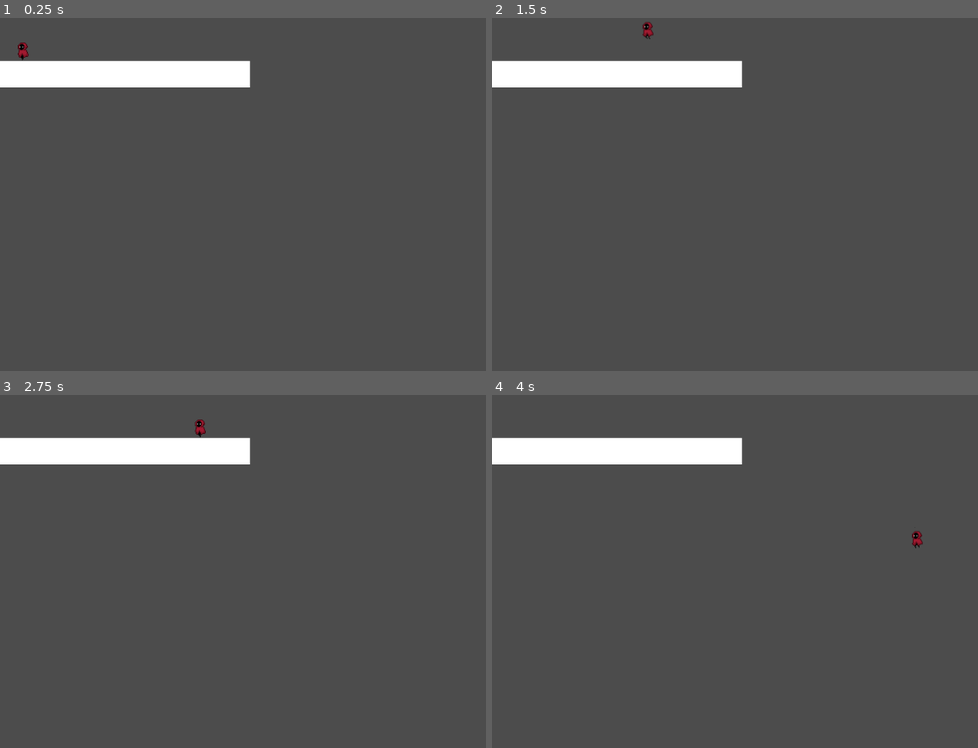
Above: before the commit, frames 1-4 (two rows, left to right).
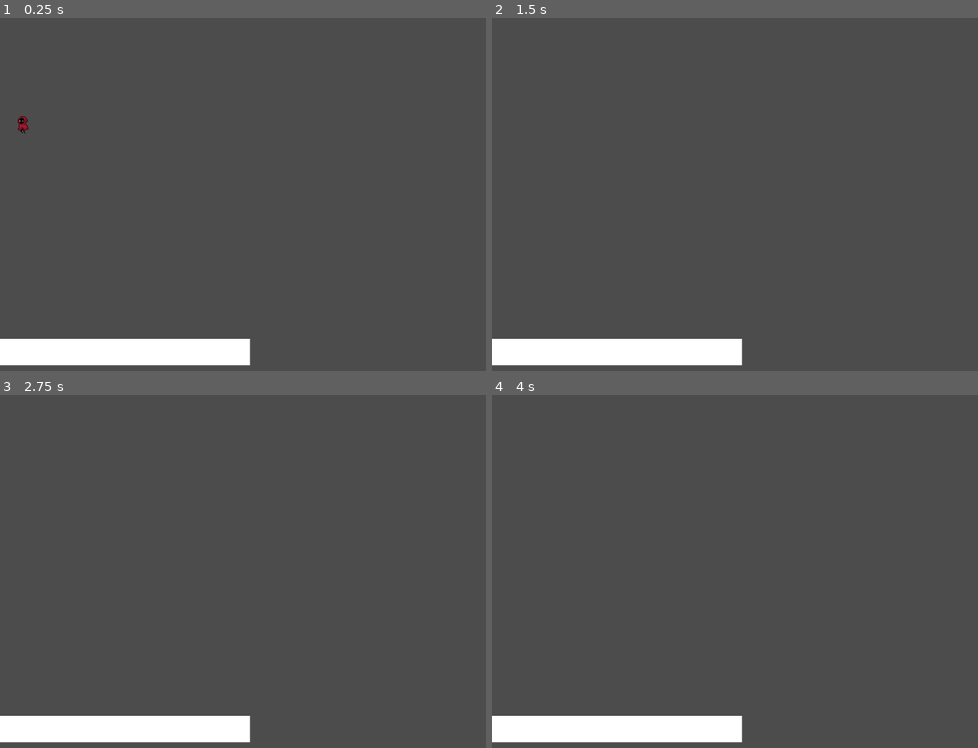
Above: after the commit, the same moments.

Repository: MisterSim8/Fiery-Mountain
Game: Godot game, scene res://scenes/niveau.tscn
The game is run twice, just before and just after one commit, with the same random seed, the same clock (stepped at 60 frames per second) and the same inputs. The project has no main scene, so this scene is started directly.
Inputs:
- Up to frame 1 (0.25 s): no input
- Up to frame 2 (1.5 s): hold D (right) from 0.53 s (still down); tap W (jump) at 0.6, 0.77, 1.07, 1.35 s
- Up to frame 3 (2.75 s): tap W (jump) at 1.52, 1.82, 2.1 s; release D (right) at 2.03 s; hold A (left) from 2.03 s (still down)
- Up to frame 4 (4 s): tap Enter at 2.75 s; release A (left) at 2.78 s; hold D (right) from 2.78 s (still down); tap W (jump) at 2.85, 3.02, 3.32, 3.6, 3.77 s

The runs differ from the first frame. In frame 1, 8.1% of the frame differs, in the area x 0-52%, y 6-99%; in frame 2, 8.0%; in frame 3, 8.0%; in frame 4, 8.0%.

Commit message:
implémentations des animations du joueur

Diff:
--- a/godot-project/scenes/Player.tscn
+++ b/godot-project/scenes/Player.tscn
@@ -211,7 +211,7 @@
 [node name="AnimatedSprite" type="AnimatedSprite" parent="."]
 frames = SubResource( 5 )
 animation = "default-walk-left"
-frame = 3
+frame = 1
 playing = true
 __meta__ = {
 "_edit_lock_": true
@@ -223,3 +223,5 @@
 __meta__ = {
 "_edit_lock_": true
 }
+
+[node name="Camera2D" type="Camera2D" parent="."]
--- a/godot-project/scenes/niveau.tscn
+++ b/godot-project/scenes/niveau.tscn
@@ -1,6 +1,6 @@
 [gd_scene load_steps=3 format=2]
 
-[ext_resource path="res://scenes/Player.tscn" type="PackedScene" id=1]
+[ext_resource path="res://scenes/player.tscn" type="PackedScene" id=1]
 
 [sub_resource type="RectangleShape2D" id=1]
 extents = Vector2( 188.5, 20.5 )
@@ -11,7 +11,7 @@
 position = Vector2( 34, 49 )
 
 [node name="StaticBody2D" type="StaticBody2D" parent="."]
-position = Vector2( 0, 65 )
+position = Vector2( 0, 486 )
 
 [node name="ColorRect" type="ColorRect" parent="StaticBody2D"]
 margin_right = 378.0
--- a/godot-project/scripts/Player.gd
+++ b/godot-project/scripts/Player.gd
@@ -1,32 +1,84 @@
 extends KinematicBody2D
 
+var velocity : Vector2
 
-const GRAVITY = 700
-const SPEED = 5
-const JUMP_SPEED = 125
-var velocity = Vector2(0,0)
+export var vitesse_max : int = 1000
+export var gravity : float = 55
+export var vitesse_tombee_max: int = 2000 # vitesse maximale à laquelle le joueur peut tomber lorsqu'il est soumis à la gravité
+export var vitesse_lerp: float = 0.2 # la constante de décélération de l'interpolation linéaire
+export var force_saut : int = 1600
+export var acceleration : int = 50
+export var jump_buffer_time : int  = 15 # le temps que le joueur a pour pouvoir sauter sans être complétement atteri au sol. S'il pèse dans ce délai sur la touche de saut, il sautera immédiatement à nouveau une fois rendu au sol.
+export var coyote_time : int = 15 # le temps que le joueur a quand il tombe d'une plateforme pour pouvoir peser sur la touche espace et pouvoir sauter.
+
+var jump_buffer_counter : int = 0 # mesurer le délai pour le "jump_buffer"
+var coyote_counter : int = 0 #mesurer le délai pour le "coyote_time"
+
+func _physics_process(_delta):
+	var movingX = false # true si le joueur est en train de bouger sur l'axe des x
+	if is_on_floor():
+		coyote_counter = coyote_time
+
+	if not is_on_floor():
+		if coyote_counter > 0:
+			coyote_counter -= 1
+
+		velocity.y += gravity
+		if velocity.y > vitesse_tombee_max:
+			velocity.y = vitesse_tombee_max
+
+	if Input.is_action_pressed("right"):
+		velocity.x += acceleration
+		anim_droite()
+		movingX = true
+
+	elif Input.is_action_pressed("left"):
+		velocity.x -= acceleration
+		anim_gauche()
+		movingX = true
+
+	else:
+		velocity.x = lerp(velocity.x,0,0.2) # ajustment du vecteur x pour une décélération graduelle du joueur
+
+	velocity.x = clamp(velocity.x, -vitesse_max, vitesse_max) # on assure que le joueur ne peut pas accélérer ou décélérer en dehors des limites de vitesse
+
+	if Input.is_action_just_pressed("jump"):
+		jump_buffer_counter = jump_buffer_time
+		anim_saut()
 
 
+	if jump_buffer_counter > 0:
+		jump_buffer_counter -= 1
 
+	if jump_buffer_counter > 0 and coyote_counter > 0:
+		velocity.y = -force_saut
+		jump_buffer_counter = 0
+		coyote_counter = 0
 
-# Called when the node enters the scene tree for the first time.
-func _ready():
-	pass # Replace with function body.
+	if Input.is_action_just_released("jump"):
+		if velocity.y < 0:
+			velocity.y += 400
 
-func _physics_process(delta):
-	velocity = Vector2(0,0) #nouveau vecteur sur l'axe des x
+	velocity = move_and_slide(velocity, Vector2.UP)
 
-	velocity.y += GRAVITY * delta
+	if movingX == false and is_on_floor(): # si on ne bouge pas et on ne saute pas,
+		anim_rest()
 
-	if Input.is_action_just_pressed("jump"):
-		velocity.y -= JUMP_SPEED
-	if Input.is_action_pressed("right"):
-		velocity.x += SPEED
-	if Input.is_action_pressed("left"):
-		velocity.x -= SPEED
-	velocity.normalized()
-	move_and_collide(velocity)
+#fonction qui lance l'animation de course vers la droite
+func anim_droite():
+		$AnimatedSprite.play("default-walk-right")
 
+#fonction qui lance l'animation de course vers la gauche
+func anim_gauche():
+		$AnimatedSprite.play("default-walk-left")
 
-func animate(delta):
-	pass
+#fonction qui gère l'animation de saut
+func anim_saut():
+		$AnimatedSprite.play("default-jump")
+
+#fonction qui gère l'animation de mort
+func anim_mort():
+		$AnimatedSprite.play("default-die")
+
+func anim_rest():
+	$AnimatedSprite.play("default-rest")
Not shown, added: godot-project/assets/Mountain-platformer-pixel-art-tileset/PNG/Background/bright/Background.png.import
Not shown, added: godot-project/assets/Mountain-platformer-pixel-art-tileset/PNG/Background/bright/clouds1.png.import
Not shown, added: godot-project/assets/Mountain-platformer-pixel-art-tileset/PNG/Background/bright/clouds2.png.import
Not shown, added: godot-project/assets/Mountain-platformer-pixel-art-tileset/PNG/Background/bright/clouds3.png.import
Not shown, added: godot-project/assets/Mountain-platformer-pixel-art-tileset/PNG/Background/bright/rocks.png.import
Not shown, added: godot-project/assets/Mountain-platformer-pixel-art-tileset/PNG/Background/bright/rocks2.png.import
Not shown, added: godot-project/assets/Mountain-platformer-pixel-art-tileset/PNG/Background/bright/rocks3.png.import
Not shown, added: godot-project/assets/Mountain-platformer-pixel-art-tileset/PNG/Background/bright/sky.png.import
Not shown, added: godot-project/assets/Mountain-platformer-pixel-art-tileset/PNG/Background/pale/Background.png.import
Not shown, added: godot-project/assets/Mountain-platformer-pixel-art-tileset/PNG/Background/pale/clouds1.png.import
Not shown, added: godot-project/assets/Mountain-platformer-pixel-art-tileset/PNG/Background/pale/clouds2.png.import
Not shown, added: godot-project/assets/Mountain-platformer-pixel-art-tileset/PNG/Background/pale/clouds3.png.import
(and 186 more such lines)
